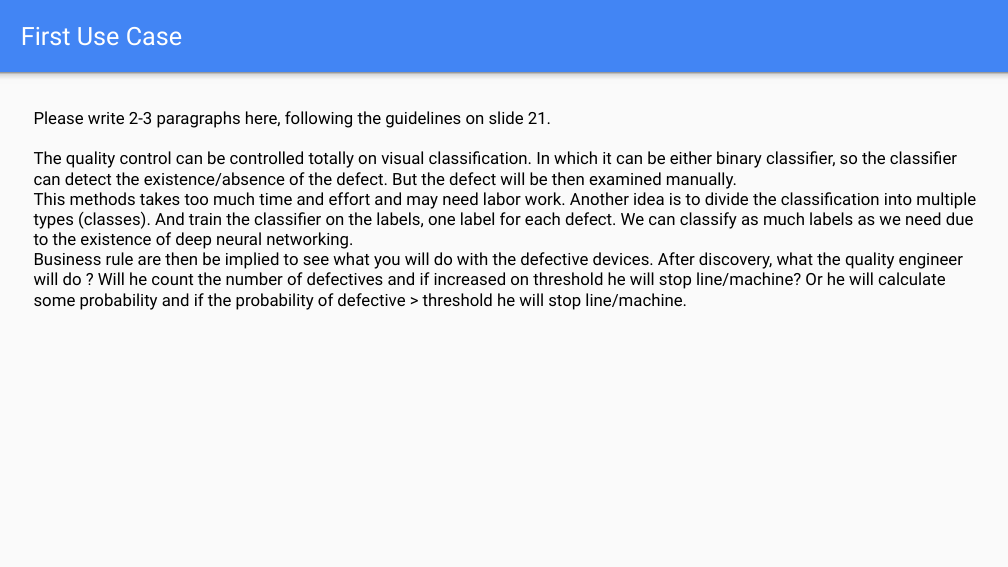
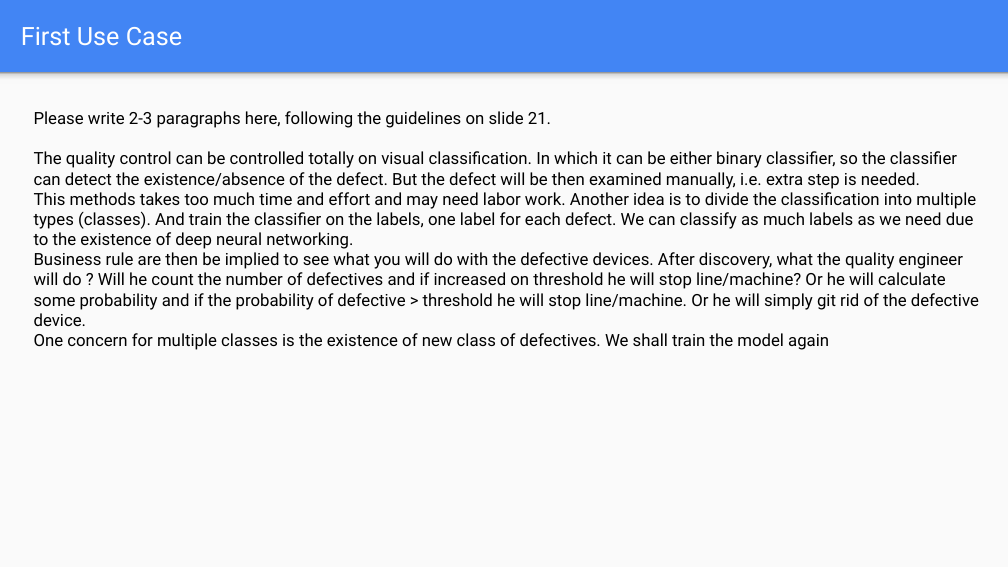
Before and after one commit to mohandesosama/Delivering-an-ML-AI-Strategy, a slide deck: slide 21 of 02_project-steps-aibl.pptx. Drawn at 1008x567 pixels with LibreOffice and Linux fonts; fonts in the diff are those of the drawing. Boxes give left, top, right and bottom in pixels: in the first picture for what was removed or moved away, otherwise in the second. Text is boxed around its words. In the diff, an @@ line names an element or a change of style, - is before the commit and + after.

```diff
--- a/02_project-steps-aibl.pptx
+++ b/02_project-steps-aibl.pptx
@@ text at (34, 151, 957, 189): text changed @@
-The quality control can be controlled totally on visual classification. In which it can be either binary classifier, so the classifier can detect the existence/absence of the defect. But the defect will be then examined manually.
+The quality control can be controlled totally on visual classification. In which it can be either binary classifier, so the classifier can detect the existence/absence of the defect. But the defect will be then examined manually, i.e. extra step is needed.
@@ text at (34, 252, 979, 350): text changed @@
-Business rule are then be implied to see what you will do with the defective devices. After discovery, what the quality engineer will do ? Will he count the number of defectives and if increased on threshold he will stop line/machine? Or he will calculate some probability and if the probability of defective > threshold he will stop line/machine.
+Business rule are then be implied to see what you will do with the defective devices. After discovery, what the quality engineer will do ? Will he count the number of defectives and if increased on threshold he will stop line/machine? Or he will calculate some probability and if the probability of defective > threshold he will stop line/machine. Or he will simply git rid of the defective device.
+One concern for multiple classes is the existence of new class of defectives. We shall train the model again
```
Also in this commit, not shown: 1 other file.
